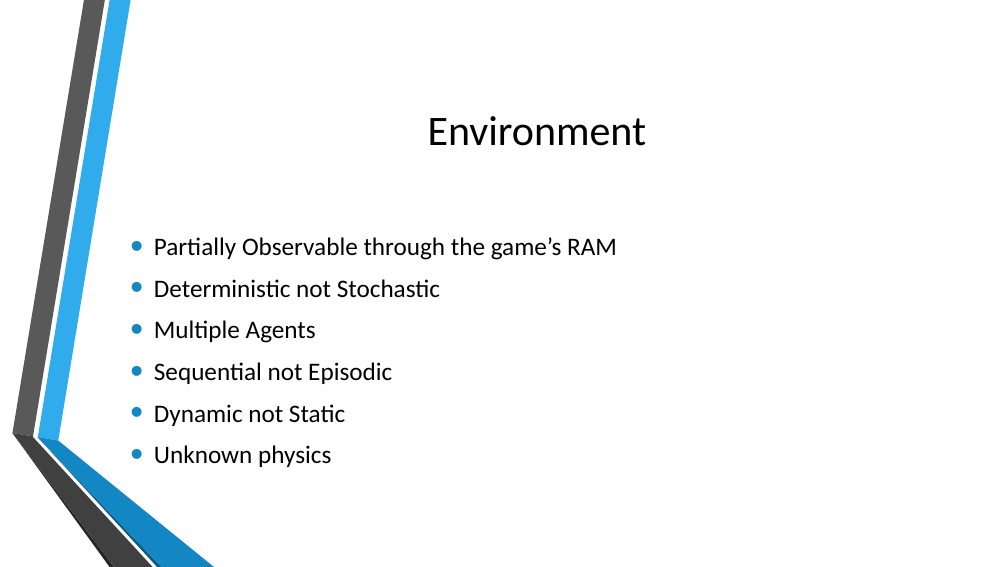
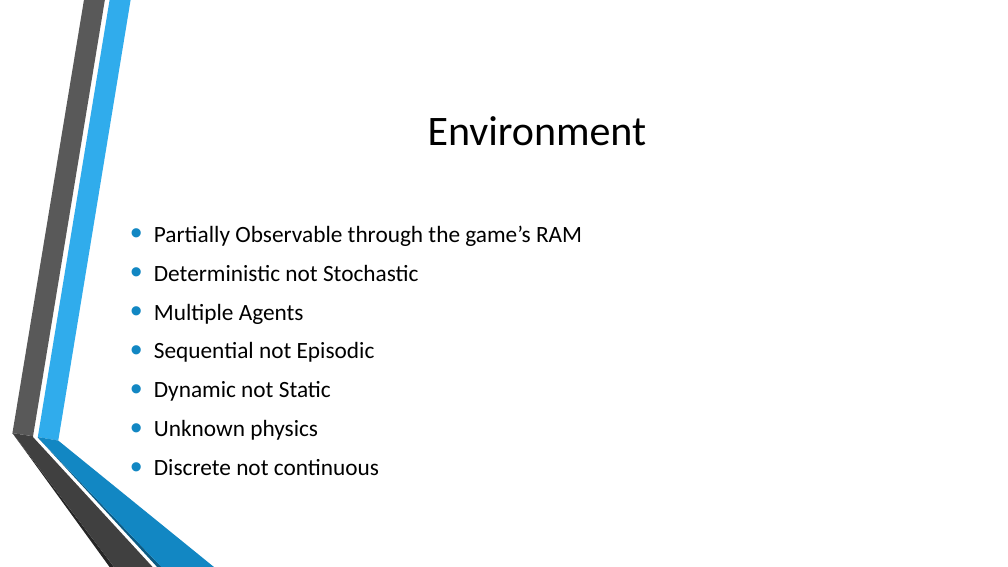
Before and after one commit to KeganMc/Super-Smash-Bros-Melee-AI, a slide deck: slide 5 of Documents/ProjectPresentation.pptx. Drawn at 1008x567 pixels with LibreOffice and Linux fonts; fonts in the diff are those of the drawing; background and template pictures are left out. Boxes give left, top, right and bottom in pixels: in the first picture for what was removed or moved away, otherwise in the second. Text is boxed around its words. In the diff, an @@ line names an element or a change of style, - is before the commit and + after.

Commit message:
small slide update

```diff
--- a/Documents/ProjectPresentation.pptx
+++ b/Documents/ProjectPresentation.pptx
@@ text at [154,225,582,440]: size 24 to 22.2 pt in "Partially Observable through the game’s RAM", "Deterministic not Stochastic", "Multiple Agents", "Sequential not Episodic" and 2 more places @@
@@ text at [154,459,379,475]: paragraph added @@
+• Discrete not continuous
```
